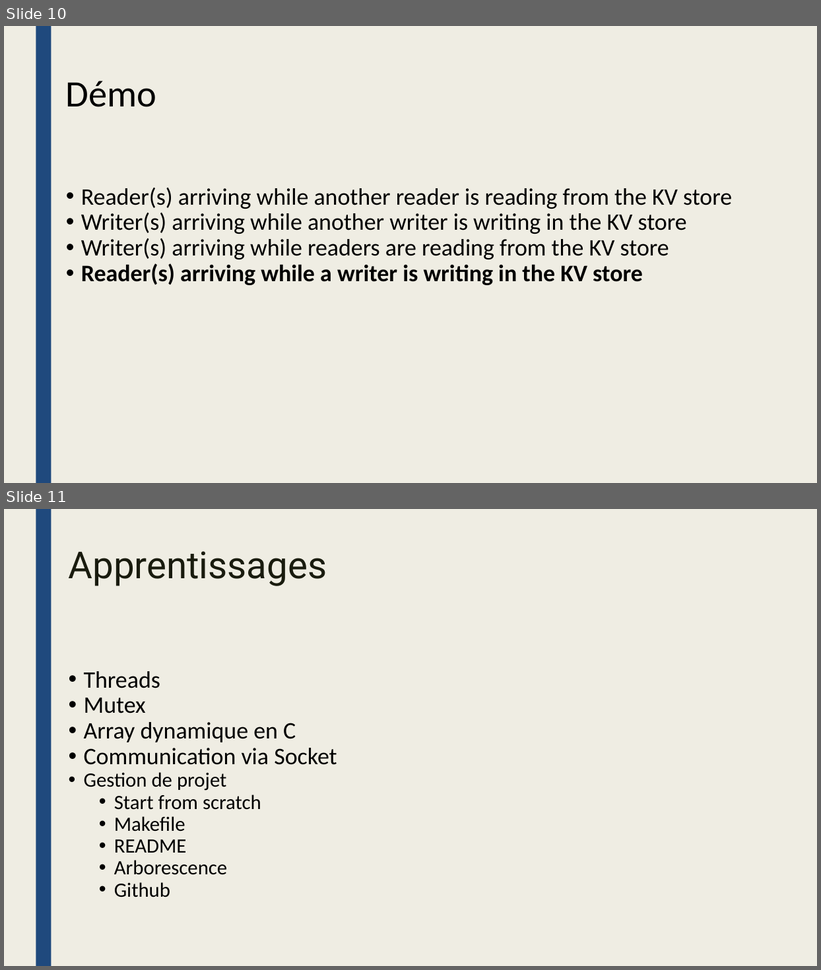
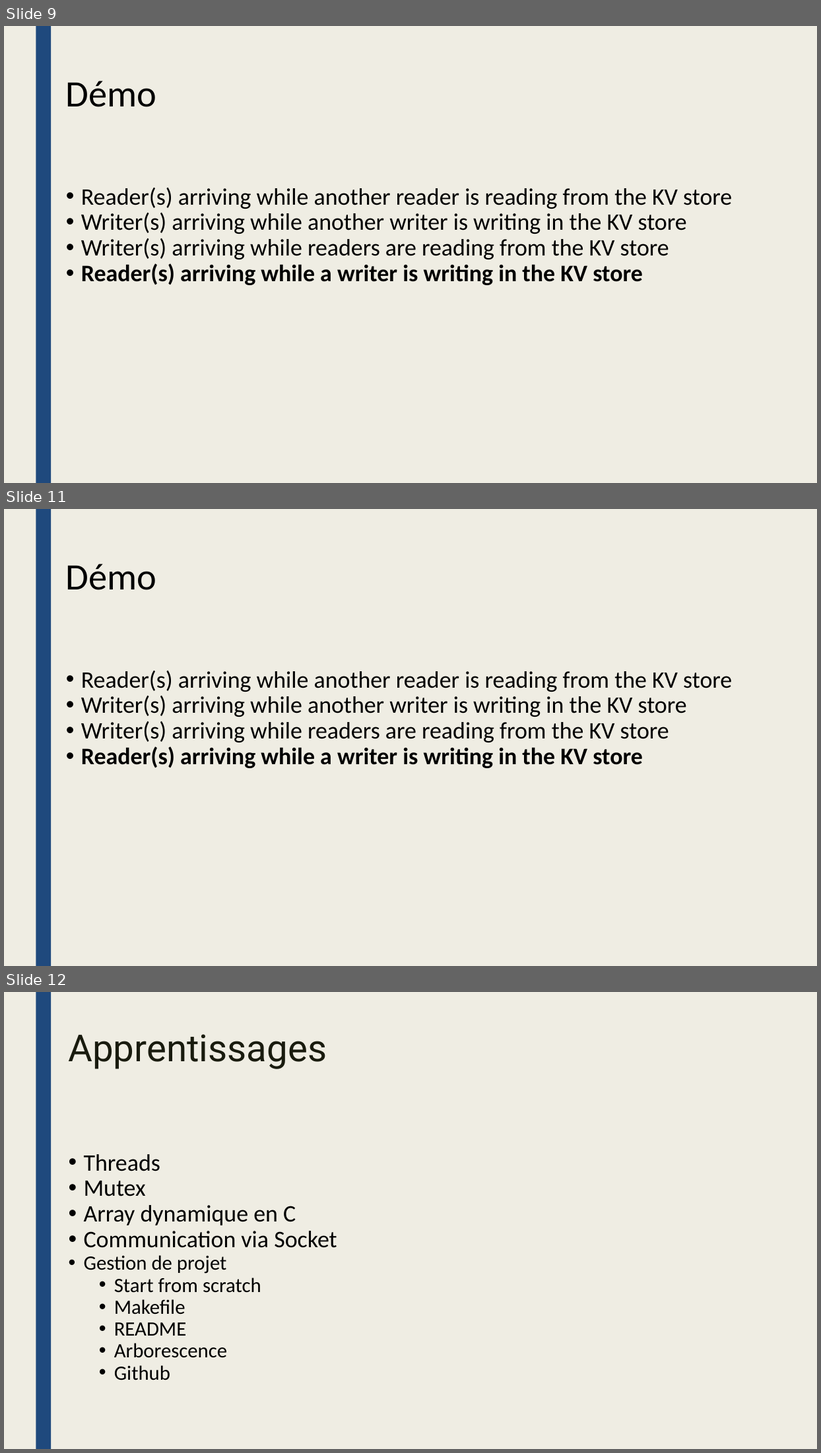
Before and after one commit to inefix/Key-Value-Store, a slide deck: presentation/KVS_presentation.pptx. Shown one above the other, each under a label of ours: slides 10 and 11 before the commit, slides 9, 11 and 12 after it; the slides between them are not shown. The pictures are 821x970 and 821x1453 pixels, drawn with LibreOffice and Linux fonts; fonts in the diff are those of the drawing. Boxes give left, top, right and bottom in pixels: in the first picture for what was removed or moved away, otherwise in the second. Text is boxed around its words. In the diff, an @@ line names an element or a change of style, - is before the commit and + after.

```diff
--- a/presentation/KVS_presentation.pptx
+++ b/presentation/KVS_presentation.pptx
@@ slide 11 added at (x1=4, y1=509, x2=817, y2=966), background #EFEDE3; not listed: 1 template element that a slide beside it also shows @@
@@ text added at (x1=66, y1=564, x2=157, y2=590), 44 pt, text #000000 @@
+Démo
@@ text added at (x1=81, y1=671, x2=732, y2=768), 28 pt, text #000000 @@
+• Reader(s) arriving while another reader is reading from the KV store
+• Writer(s) arriving while another writer is writing in the KV store
+• Writer(s) arriving while readers are reading from the KV store
+• Reader(s) arriving while a writer is writing in the KV store
@@ what was slide 10 is now slide 9 @@
@@ what was slide 11 is now slide 12 @@
```
Also in this commit, not shown: 3 slides changed, 1 other slide added, 1 slide removed, 1 other file.
